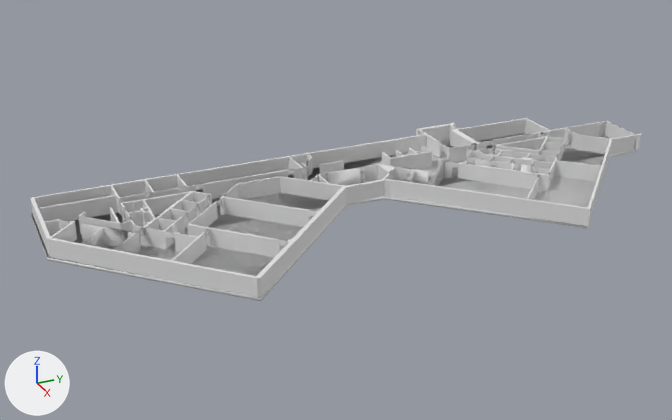
One commit to the Blender file blender/environment/6thfloor.blend: the scene before it, then after it.
Rendered twice from a 50 mm lens placed at (139.7, -66.6, 63.9), pointed at (9.4, -8.0, -1.3). The axes (+X, +Y, +Z) are drawn at lower left. The lights are the same throughout.

The first picture shows 'floor', 'walls'.
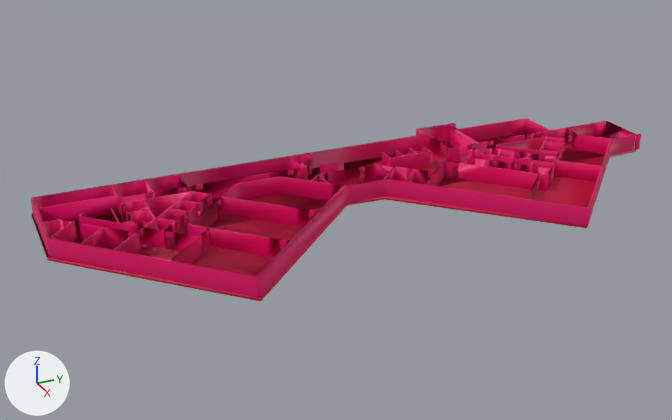
Location of each change, [x1, y1, x2, y2] in pixels of the pictures (672 x 420 px):
'floor', recoloured: [31, 133, 636, 301] in both
part 1 of me_plane_001, recoloured: [31, 118, 641, 298] in both

The change in detail:
Material 'Material' (mat_material) changes colour from white #e7e7e7 to pink #e71b50; in linear values from (0.8, 0.8, 0.8) to (0.801, 0.0107, 0.0801).
Material 'Material.001' (mat_material_001) is new.
Its base color is (0.801, 0.0, 0.134) (pink #e70066).
me_plane_001 has 1893 vertices, 1804 faces and spans x -335.0..307.0, y -160.0..122.0, z 0.0..3.0.
me_plane_001 is used by ob_walls; location (10.1, 1.2, 0.0); rotation (0.0, 0.0, -0.726), in degrees (0, 0, -42); scale (0.127, 0.333, 1.0).
me_plane_001 part 1: 1804 faces spanning x -335.0..307.0, y -160.0..122.0, z 0.0..3.0 switch from no material to mat_material_001 (pink #e70066).
me_plane_001 part 2: the surface is now shaded smooth.
